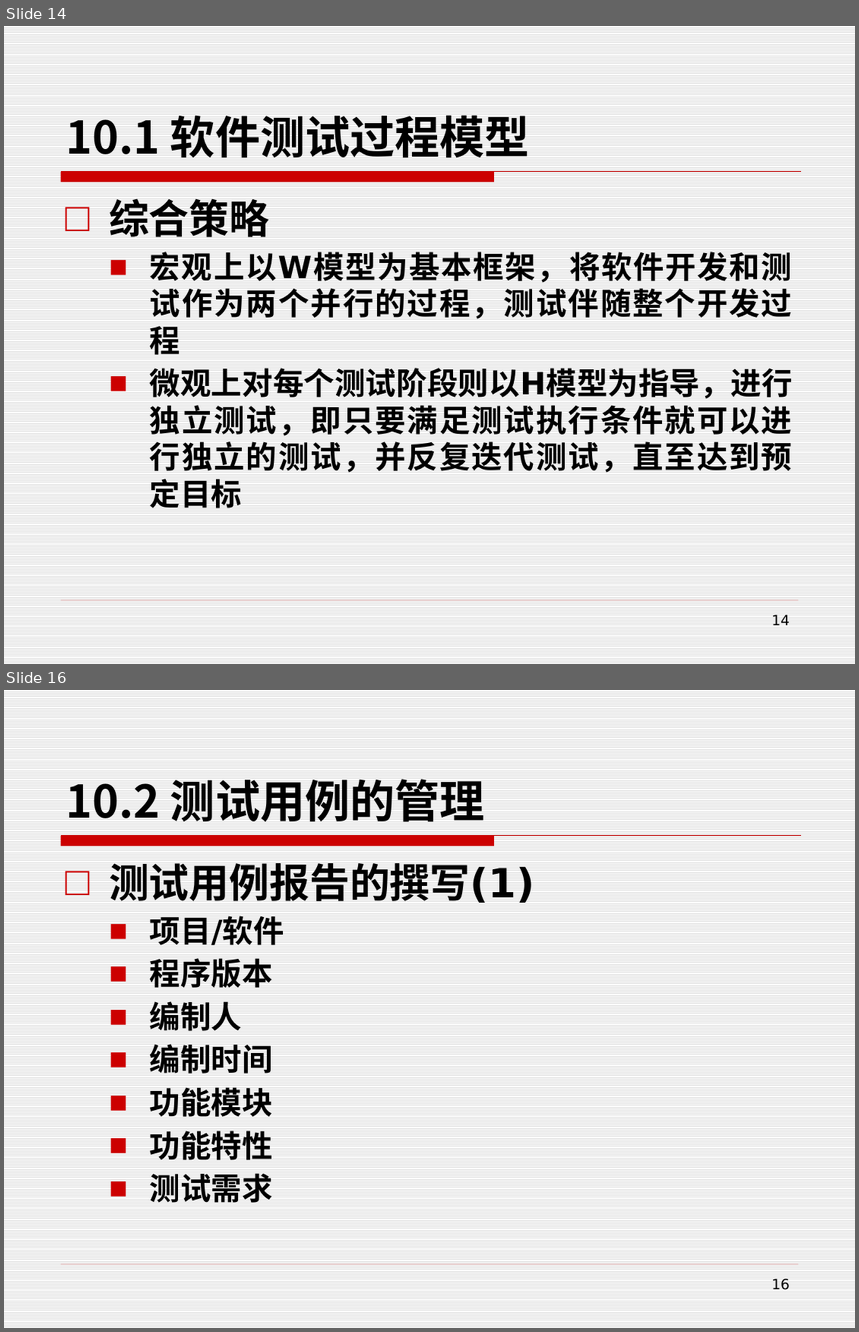
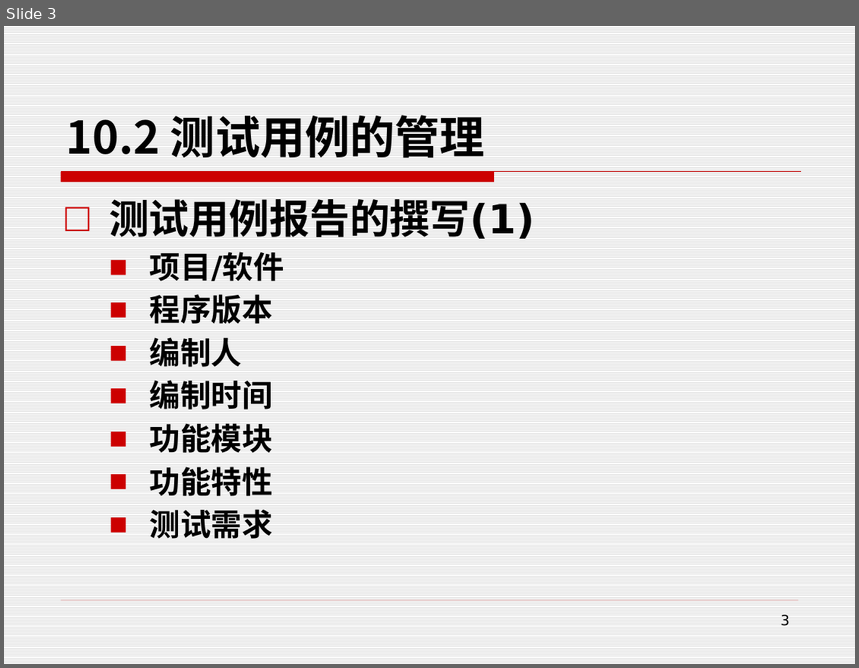
Before and after one commit to edu2act/course-foundation-software-tesing, a slide deck: PPT/第三部分 软件测试应用/10.3 测试过程管理.pptx. Shown one above the other, each under a label of ours: slides 14 and 16 before the commit, slide 3 after it; the slides between them are not shown. The pictures are 859x1332 and 859x668 pixels, drawn with LibreOffice and Linux fonts; fonts in the diff are those of the drawing. Boxes give left, top, right and bottom in pixels: in the first picture for what was removed or moved away, otherwise in the second. Text is boxed around its words. In the diff, an @@ line names an element or a change of style, - is before the commit and + after.

Commit message:
测试PPT

```diff
--- a/PPT/第三部分 软件测试应用/10.3 测试过程管理.pptx
+++ b/PPT/第三部分 软件测试应用/10.3 测试过程管理.pptx
@@ slide 14 removed at (4, 26, 855, 664), background pattern #DDDDDD on #FFFFFF; not listed: 2 template elements that a slide beside it also shows @@
@@ title removed at (66, 116, 530, 158) @@
-10.1 软件测试过程模型
@@ text removed at (109, 199, 793, 509) @@
-□ 综合策略
-  ■ 宏观上以W模型为基本框架，将软件开发和测试作为两个并行的过程，测试伴随整个开发过程
-  ■ 微观上对每个测试阶段则以H模型为指导，进行独立测试，即只要满足测试执行条件就可以进行独立的测试，并反复迭代测试，直至达到预定目标
@@ page number removed at (772, 615, 790, 626) @@
-14
@@ what was slide 16 is now slide 3 @@
@@ page number at (781, 615, 790, 626): text changed @@
-16
+3
```
Also in this commit, not shown: 5 slides changed, 12 other slides removed, 18 other files.
